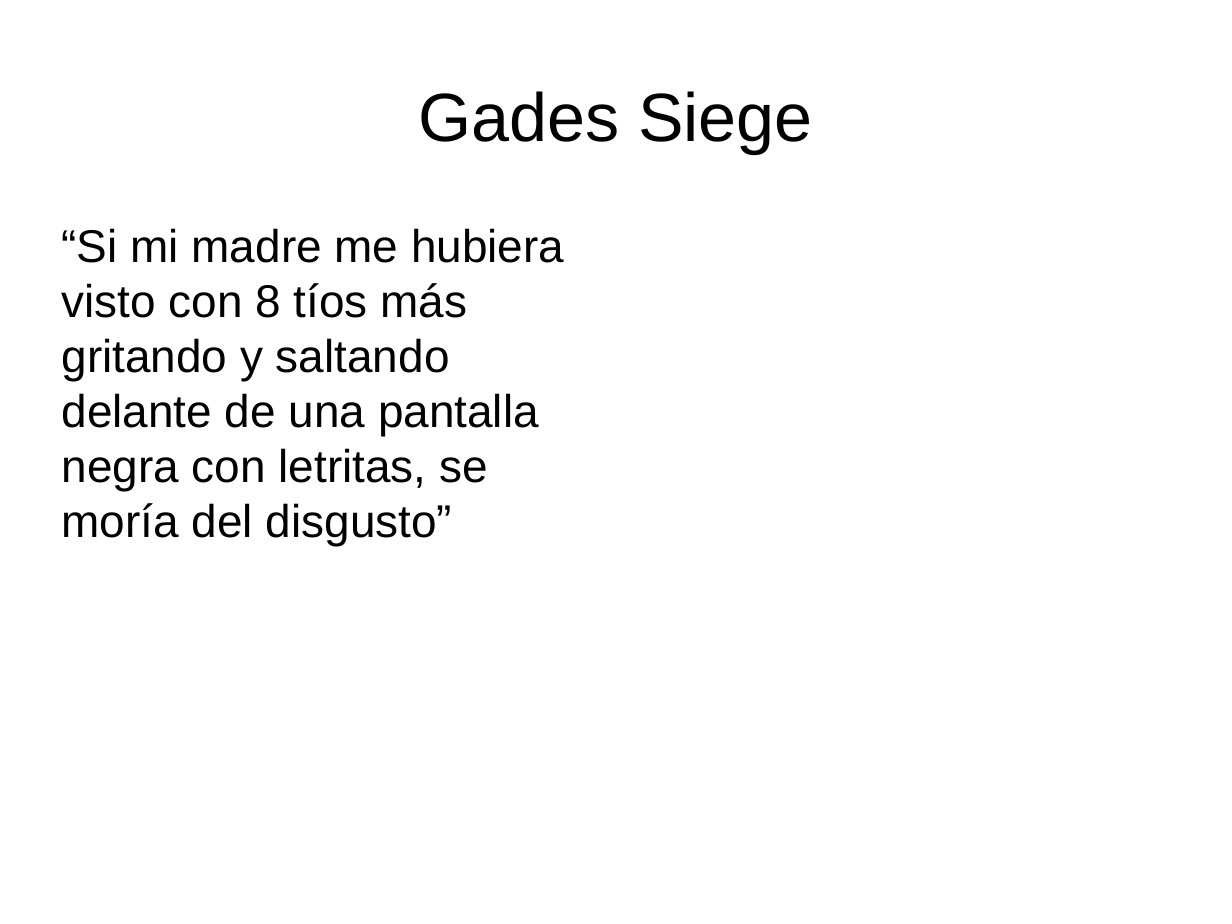
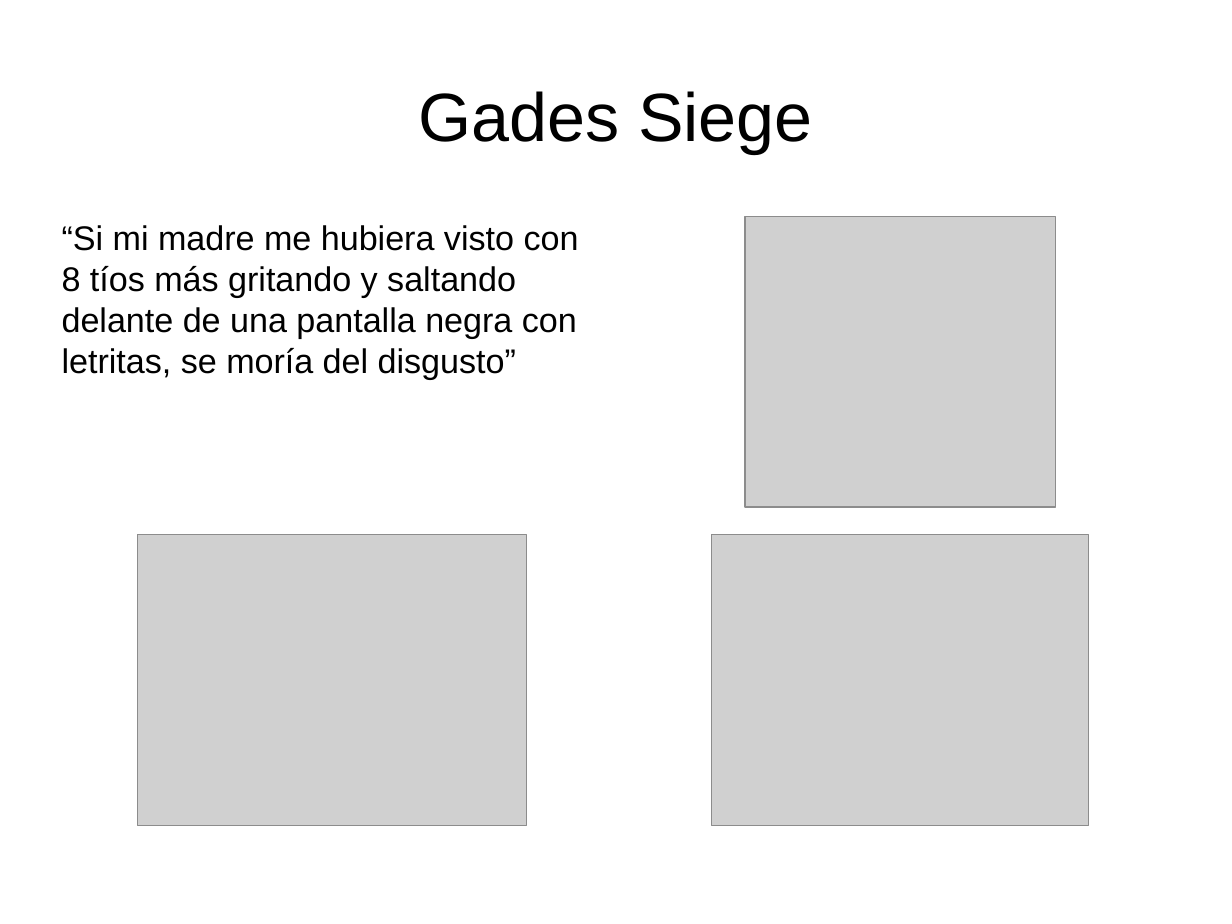
Before and after one commit to rompehielos013013013/gsiege, a slide deck: slide 14 of presentacion/expertoUCLM2014/SSEE-IA.odp. Drawn at 1232x924 pixels with LibreOffice and Linux fonts; fonts in the diff are those of the drawing; grey boxes stand for pictures. Boxes give left, top, right and bottom in pixels: in the first picture for what was removed or moved away, otherwise in the second. Text is boxed around its words. In the diff, an @@ line names an element or a change of style, - is before the commit and + after.

```diff
--- a/presentacion/expertoUCLM2014/SSEE-IA.odp
+++ b/presentacion/expertoUCLM2014/SSEE-IA.odp
@@ text "“Si mi madre me hubiera ..." at box(62, 225, 579, 379): size 29.6 to 22 pt @@
@@ picture added at box(746, 216, 1055, 506) @@
@@ picture added at box(138, 534, 527, 825) @@
@@ picture added at box(712, 534, 1089, 825) @@
```
Also in this commit, not shown: 2 other slides changed.
